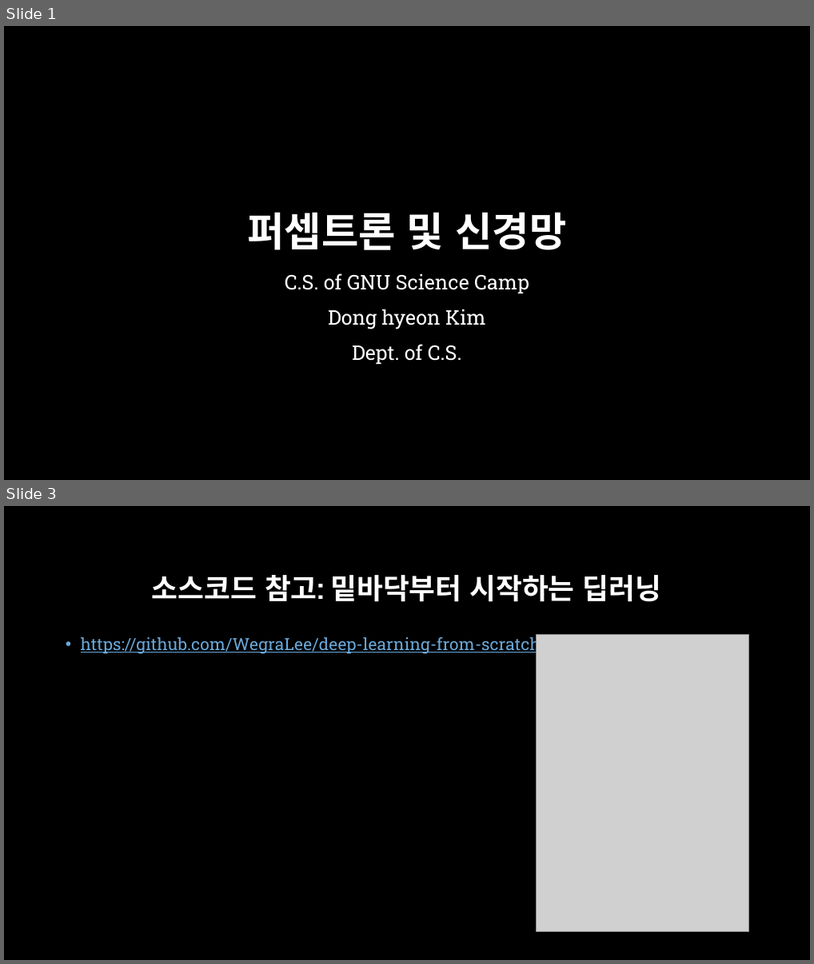
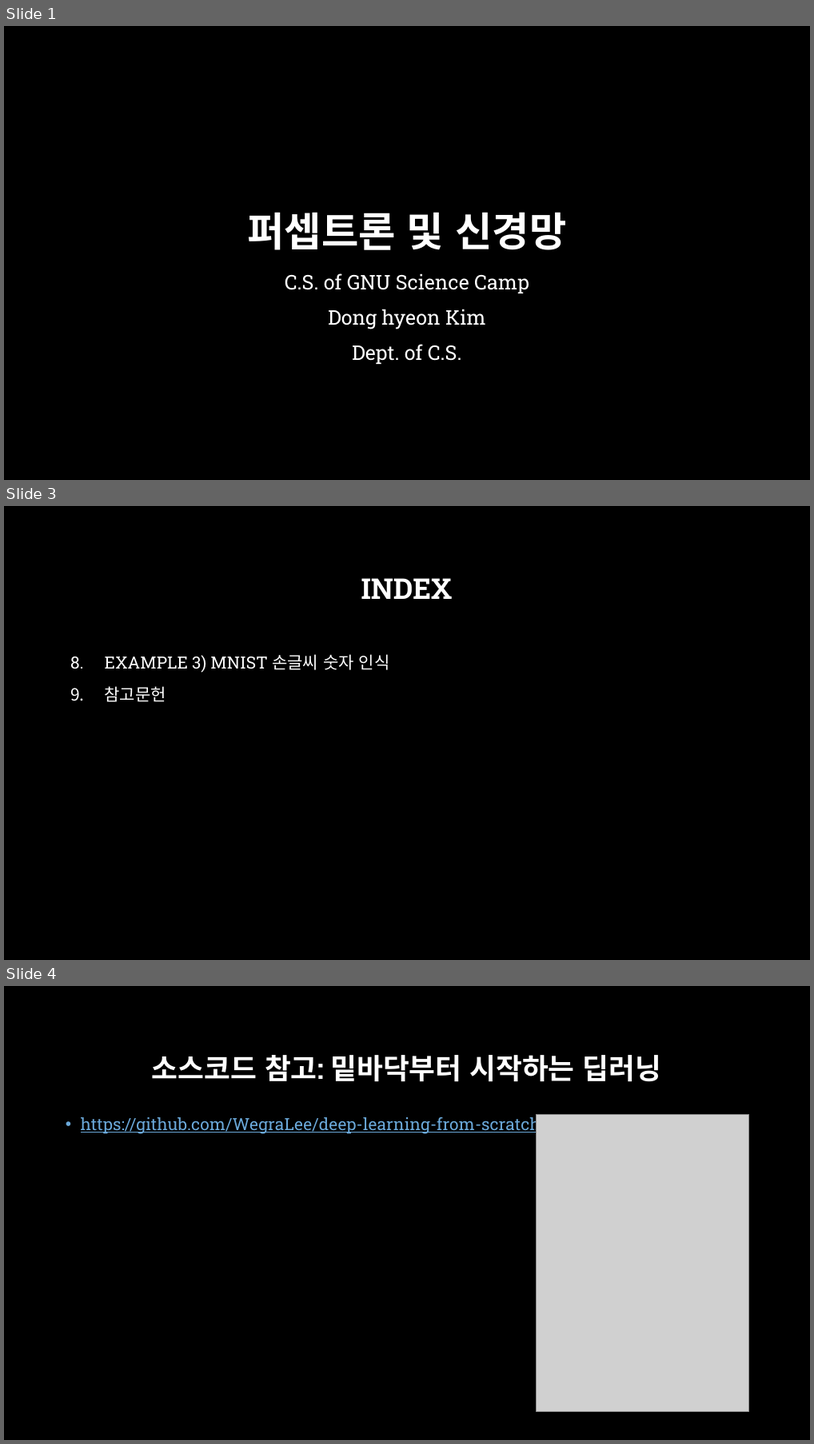
Before and after one commit to across0406/2017-GNU-Science-Camp-of-Computer-Science, a slide deck: ppt/4. 퍼셉트론 및 신경망.pptx. Shown one above the other, each under a label of ours: slides 1 and 3 before the commit, slides 1, 3 and 4 after it; the slides between them are not shown. The pictures are 814x964 and 814x1444 pixels, drawn with LibreOffice and Linux fonts; fonts in the diff are those of the drawing; grey boxes stand for pictures; background and template pictures are left out. Boxes give left, top, right and bottom in pixels: in the first picture for what was removed or moved away, otherwise in the second. Text is boxed around its words. In the diff, an @@ line names an element or a change of style, - is before the commit and + after.

```diff
--- a/ppt/4. 퍼셉트론 및 신경망.pptx
+++ b/ppt/4. 퍼셉트론 및 신경망.pptx
@@ slide 3 added at (4, 506, 810, 960), background picture (left out) @@
@@ title added at (362, 578, 453, 599), 34 pt, text #FFFFFF, bold @@
+INDEX
@@ text added at (105, 654, 390, 702), 20 pt, text #FFFFFF @@
+8. EXAMPLE 3) MNIST 손글씨 숫자 인식
+9. 참고문헌
@@ what was slide 3 is now slide 4 @@
```
Also in this commit, not shown: 5 slides changed, 11 other slides added, 9 other files.
